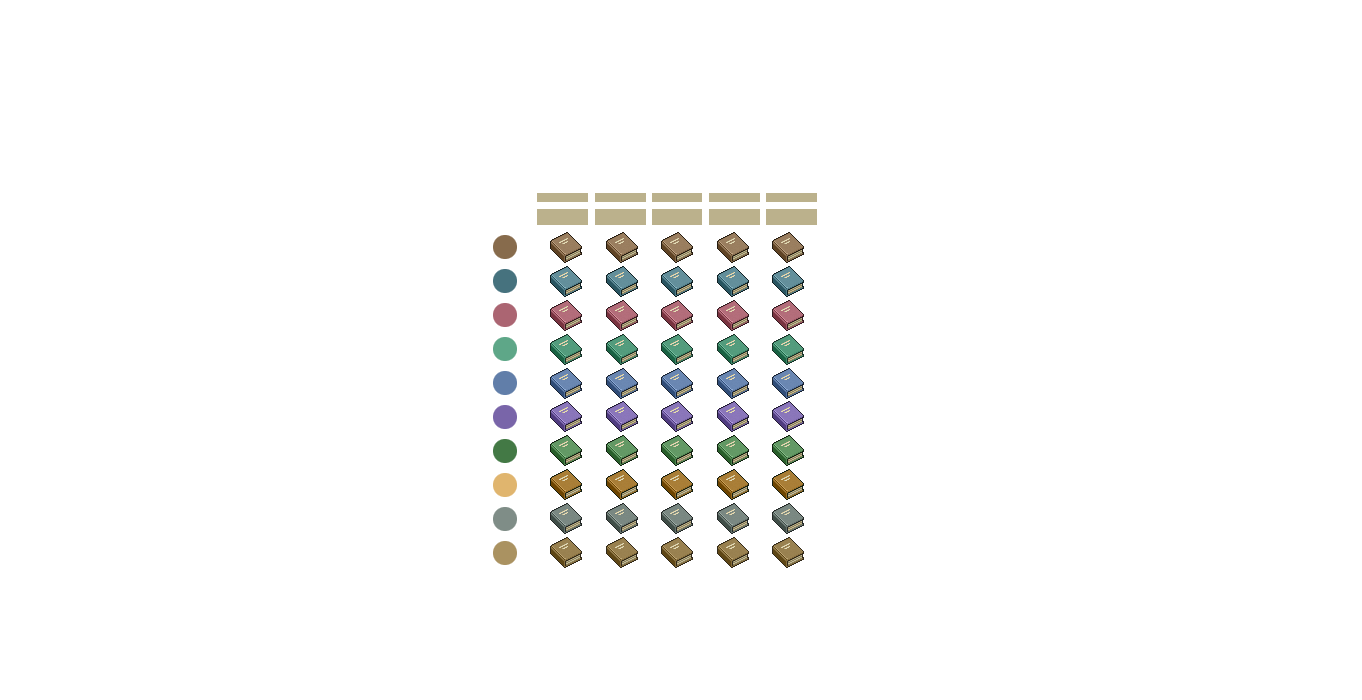
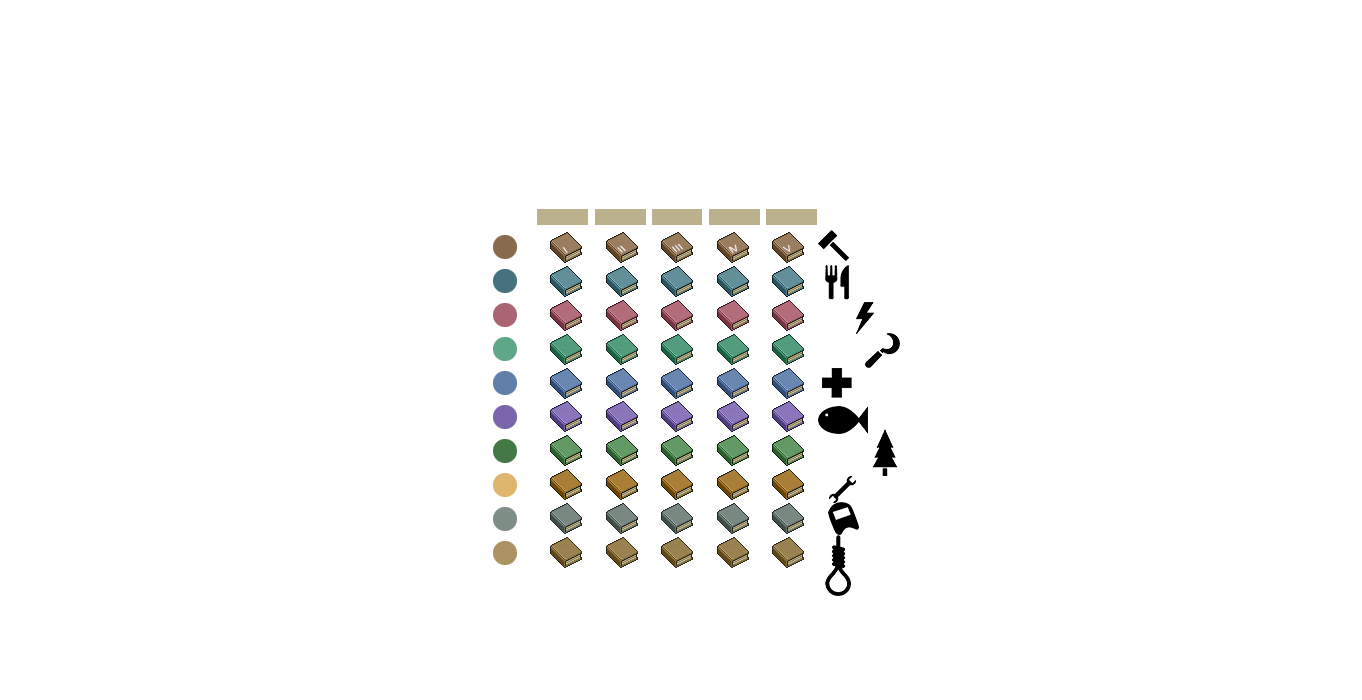
Layer changes from the first (1362, 700) image to the second:
added layer "Layer 50" above "Layer 49" over [825, 535, 851, 596]
added layer "Layer 49" above "Layer 48" over [872, 429, 898, 476]
added layer "Layer 48" above "Layer 47" over [828, 502, 859, 535]
added layer "Layer 47" above "Layer 46" over [865, 333, 900, 368]
added layer "Layer 46" above "Layer 45" over [822, 368, 852, 398]
added layer "Layer 45" above "Layer 44" over [829, 476, 856, 503]
added layer "Layer 43" above "Layer 42" over [818, 406, 868, 434]
moved "Layer 42" out of group "grey - 5", painted on it over [818, 230, 849, 261]
added layer "Layer 41" above "borders" over [825, 265, 849, 300]
removed layer "book borders" (1st of 5, in "by column" › "grey - 5") from group "grey - 5" over [781, 238, 791, 549]
removed layer "titles 1" (1st of 5, in "by column" › "grey - 5") from group "grey - 5" over [781, 238, 790, 549]
removed layer "book borders" (2nd of 5, in "by column" › "grey - 4") from group "grey - 4" over [726, 238, 737, 549]
removed layer "titles 1" (2nd of 5, in "by column" › "grey - 4") from group "grey - 4" over [726, 238, 735, 549]
removed layer "book borders" (3rd of 5, in "by column" › "grey - 3") from group "grey - 3" over [670, 238, 684, 549]
removed layer "titles 1" (3rd of 5, in "by column" › "grey - 3") from group "grey - 3" over [670, 238, 679, 549]
removed layer "book borders" (4th of 5, in "by column" › "grey - 2") from group "grey - 2" over [615, 238, 626, 549]
removed layer "titles 1" (4th of 5, in "by column" › "grey - 2") from group "grey - 2" over [615, 238, 624, 549]
removed layer "book borders" (5th of 5, in "by column" › "grey - 1") from group "grey - 1" over [559, 238, 568, 549]
removed layer "titles 1" (5th of 5, in "by column" › "grey - 1") from group "grey - 1" over [559, 238, 568, 549]
renamed "titles colorize" to "titles colorize backup", hid it, moved it above "titles original" over [537, 193, 817, 549]
…and 11 more changes (11 added)
